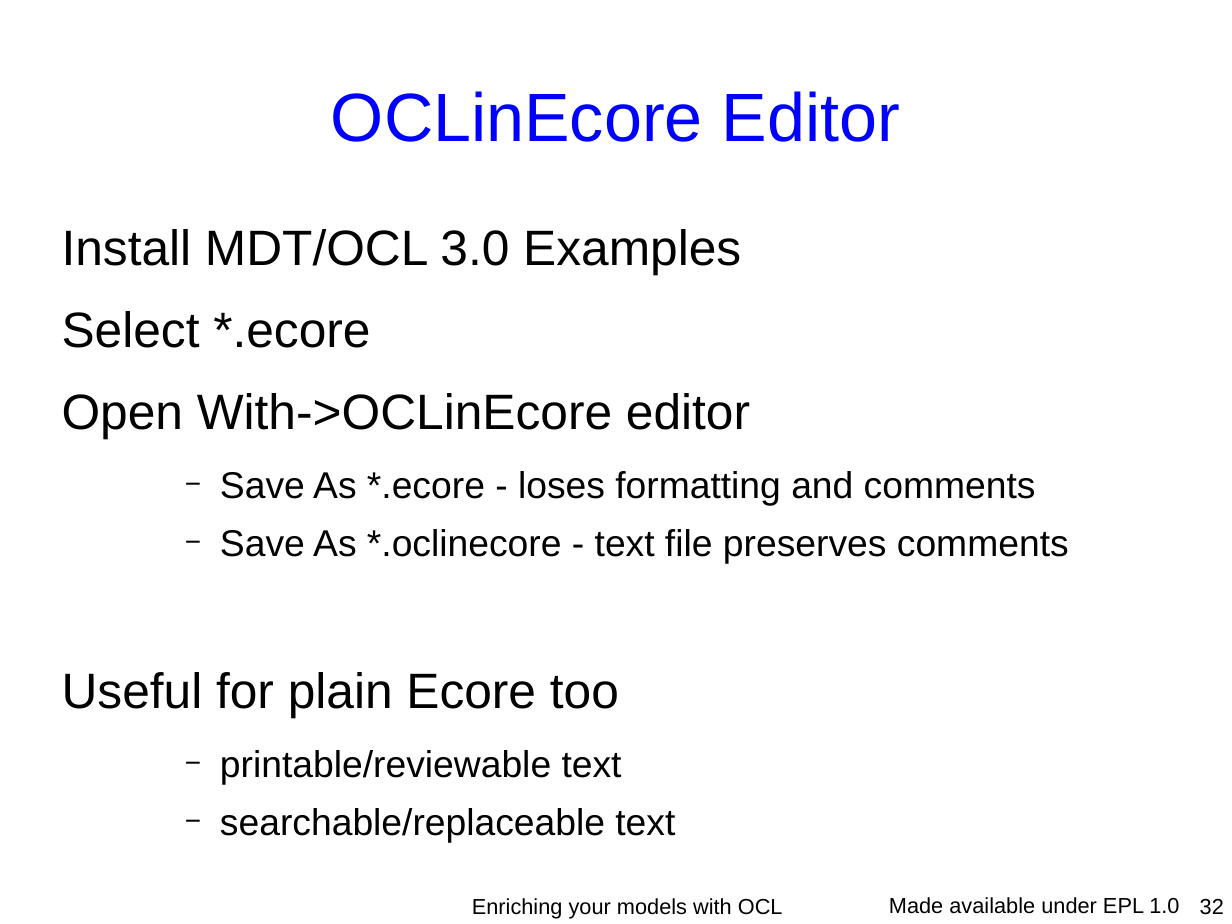
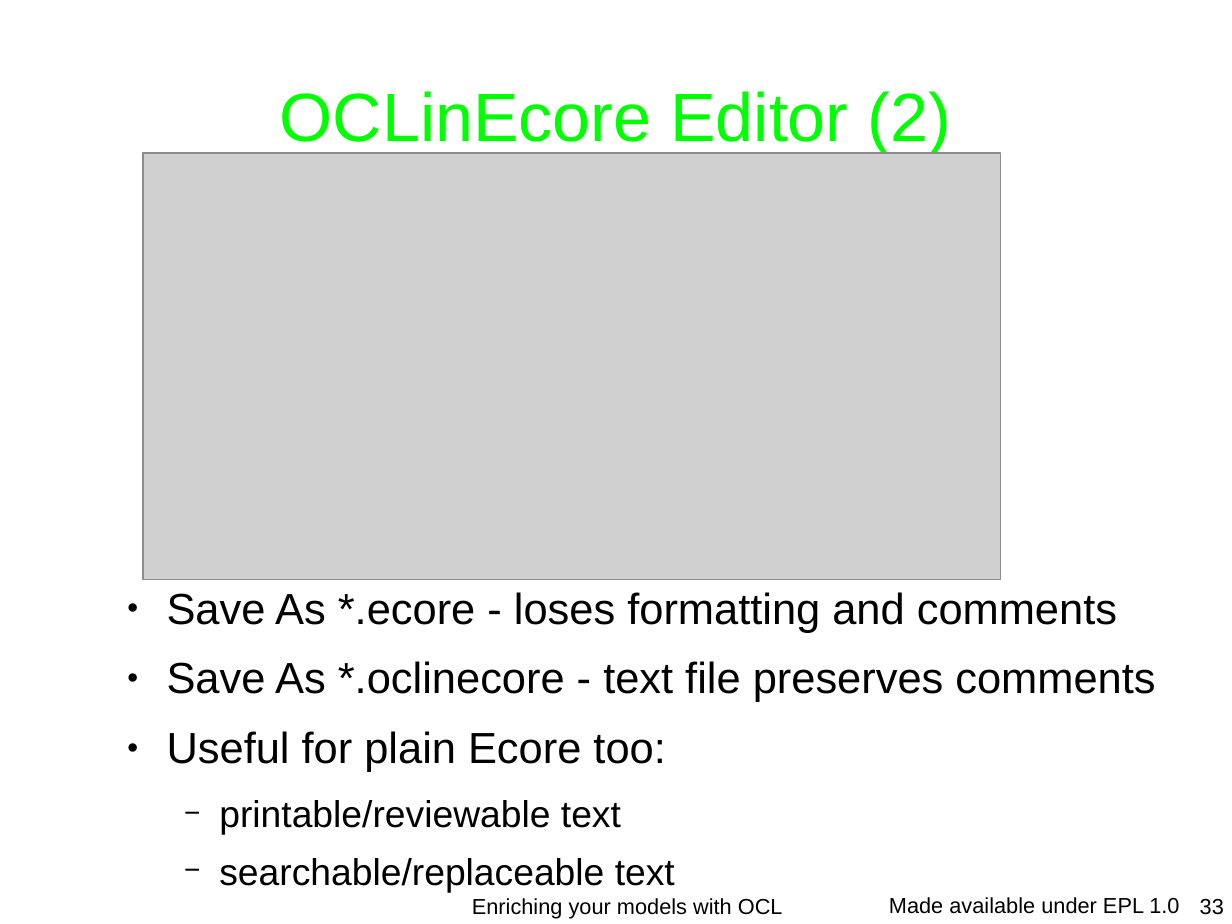
Before and after one commit to eclipse-ocl/ocl-website, a slide deck: slide 33 of ocl/docs/publications/ESE2010LongTalk/EnrichingWithOCL.odp (slide 32 before the commit). Drawn at 1232x924 pixels with LibreOffice and Linux fonts; fonts in the diff are those of the drawing; grey boxes stand for pictures; background and template pictures are left out. Boxes give left, top, right and bottom in pixels: in the first picture for what was removed or moved away, otherwise in the second. Text is boxed around its words. In the diff, an @@ line names an element or a change of style, - is before the commit and + after.

```diff
--- a/ocl/docs/publications/ESE2010LongTalk/EnrichingWithOCL.odp
+++ b/ocl/docs/publications/ESE2010LongTalk/EnrichingWithOCL.odp
@@ title at (280,91,951,153): text changed; text colour #0000FF to #00FF00 @@
-OCLinEcore Editor
+OCLinEcore Editor (2)
@@ picture added at (143,153,1002,579) @@
@@ text at (62,229,750,438): paragraphs removed @@
-Install MDT/OCL 3.0 Examples
-Select *.ecore
-Open With->OCLinEcore editor
@@ text "Save As *.ecore - loses ...": place and size @@
-text "Save As *.ecore - loses ..." at (62,229,1069,785)
+text "Save As *.ecore - loses ..." at (167,592,1155,892)
@@ text at (167,592,1155,702): size 24 to 28 pt in "Save As *.ecore - loses formatting and ...", "Save As *.oclinecore - text file preserves ..."; bullet − to ●; list level 3 to 2 in "Save As *.ecore - loses ..."; list level 3 to 2 in "Save As *.oclinecore - text ..." @@
@@ text at (167,731,665,772): text changed; size 32 to 28 pt @@
-Useful for plain Ecore too
+  ● Useful for plain Ecore too:
@@ page number at (1200,899,1224,915): text changed @@
-32
+33
```
Also in this commit, not shown: 8 other slides changed, 2 slides added, 1 slide removed.
